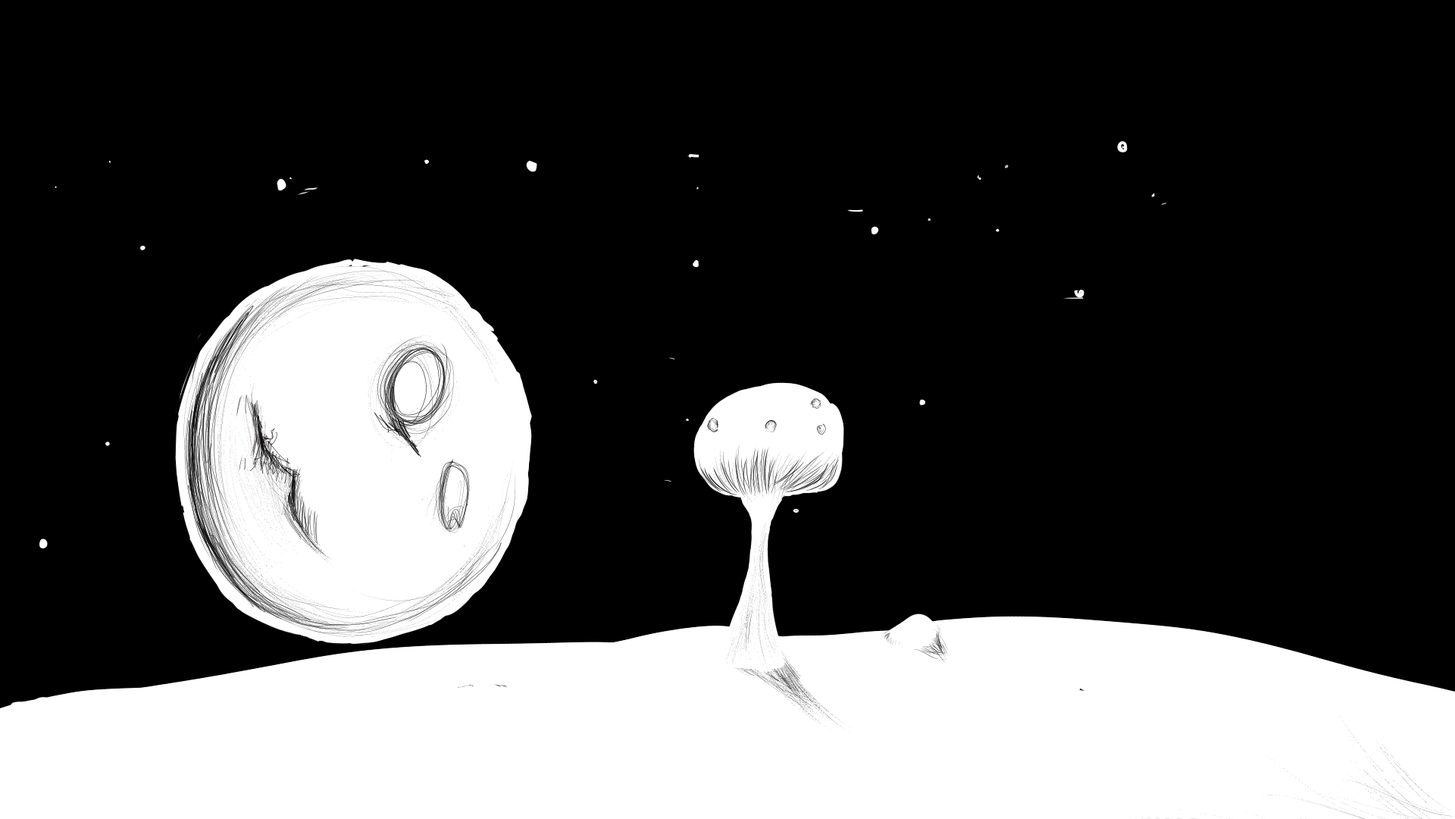
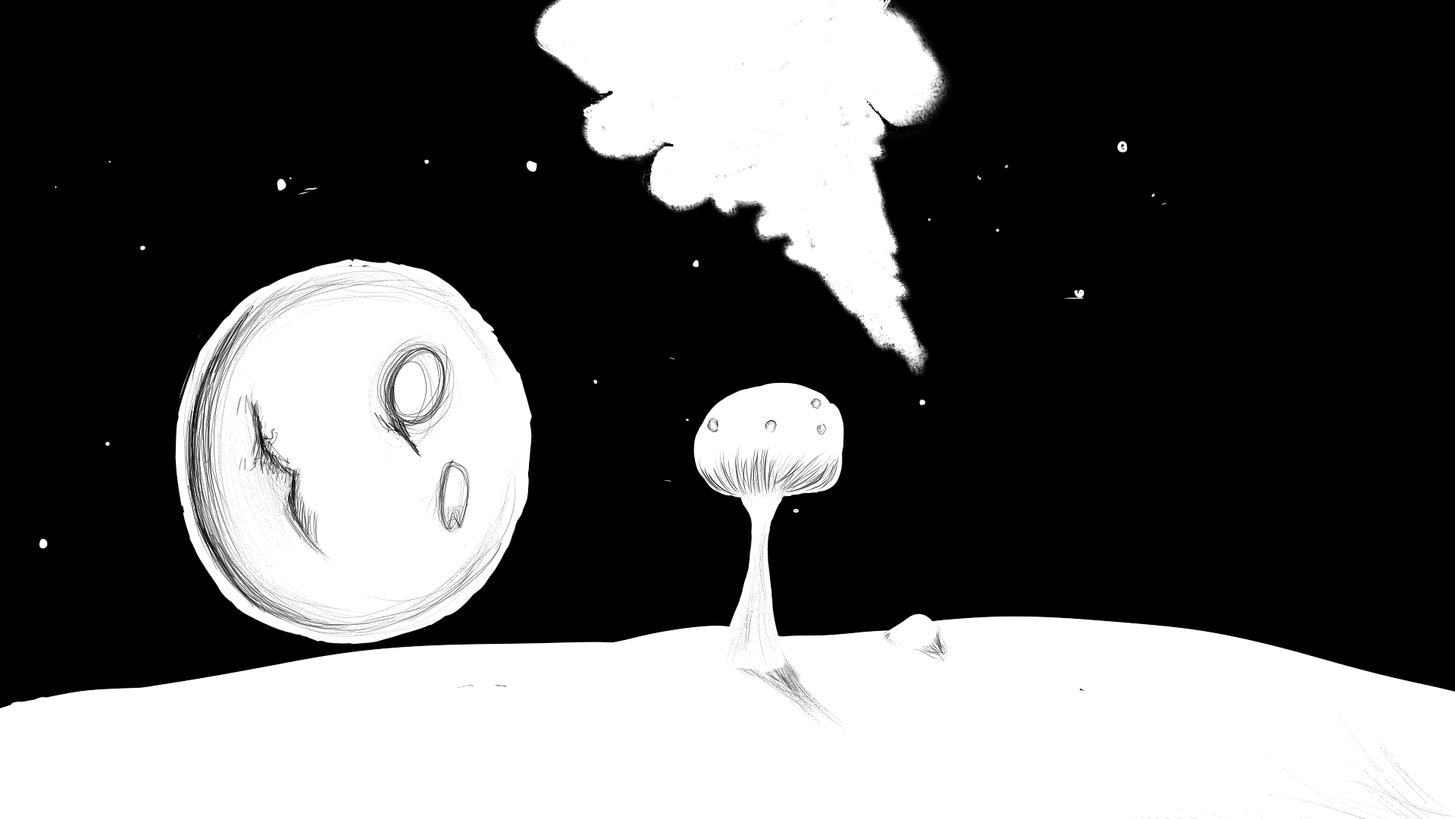
Before/after of a w=1455, h=819 layered artwork. What changed in the layer stack:
added layer "Paint Layer 18" above "Shmroom" over [left=532, top=0, right=954, bottom=378]
